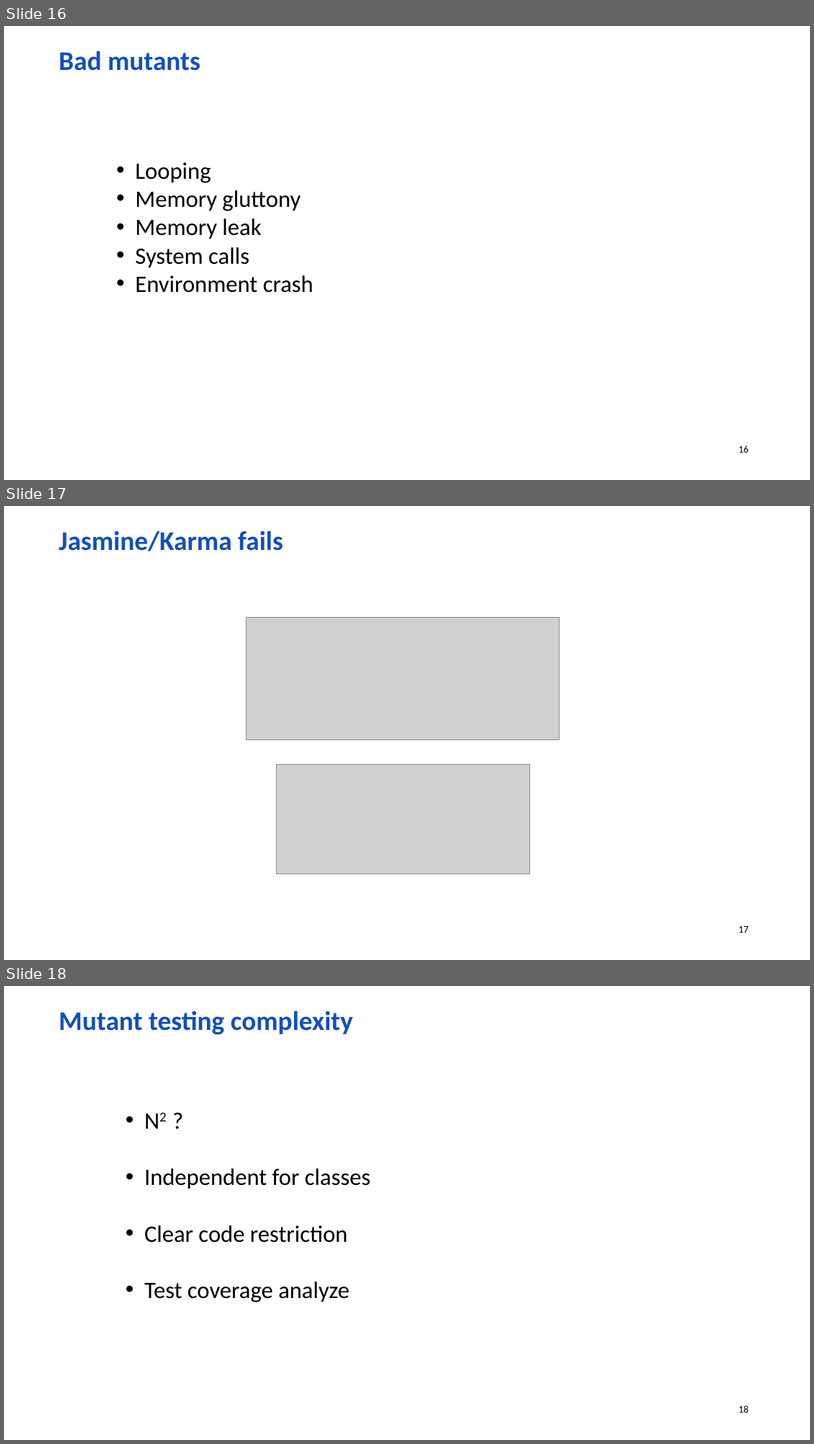
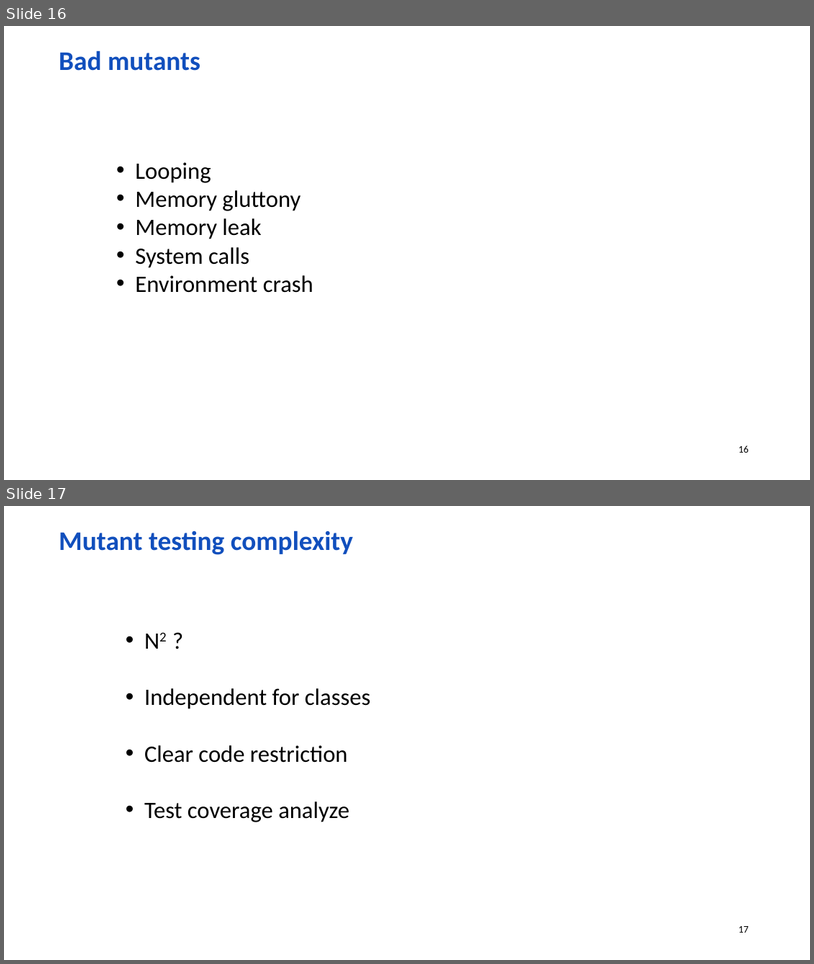
Before and after one commit to wolf-off/Stryker-demo, a slide deck: Mutation net.pptx. Shown one above the other, each under a label of ours: slides 16, 17 and 18 before the commit, slides 16 and 17 after it. The pictures are 814x1444 and 814x964 pixels, drawn with LibreOffice and Linux fonts; fonts in the diff are those of the drawing; grey boxes stand for pictures; background and template pictures are left out. Boxes give left, top, right and bottom in pixels: in the first picture for what was removed or moved away, otherwise in the second. Text is boxed around its words. In the diff, an @@ line names an element or a change of style, - is before the commit and + after.

```diff
--- a/Mutation net.pptx
+++ b/Mutation net.pptx
@@ slide 17 removed at [4,506,810,960], background picture (left out); not listed: 1 template element that a slide beside it also shows @@
@@ text removed at [59,530,283,551] @@
-Jasmine/Karma fails
@@ picture removed at [247,618,560,740] @@
@@ picture removed at [276,764,530,873] @@
@@ what was slide 18 is now slide 17 @@
@@ page number at [739,926,749,932]: text changed @@
-18
+17
```
Also in this commit, not shown: 2 slides changed, 1 slide added, 1 other slide removed.
